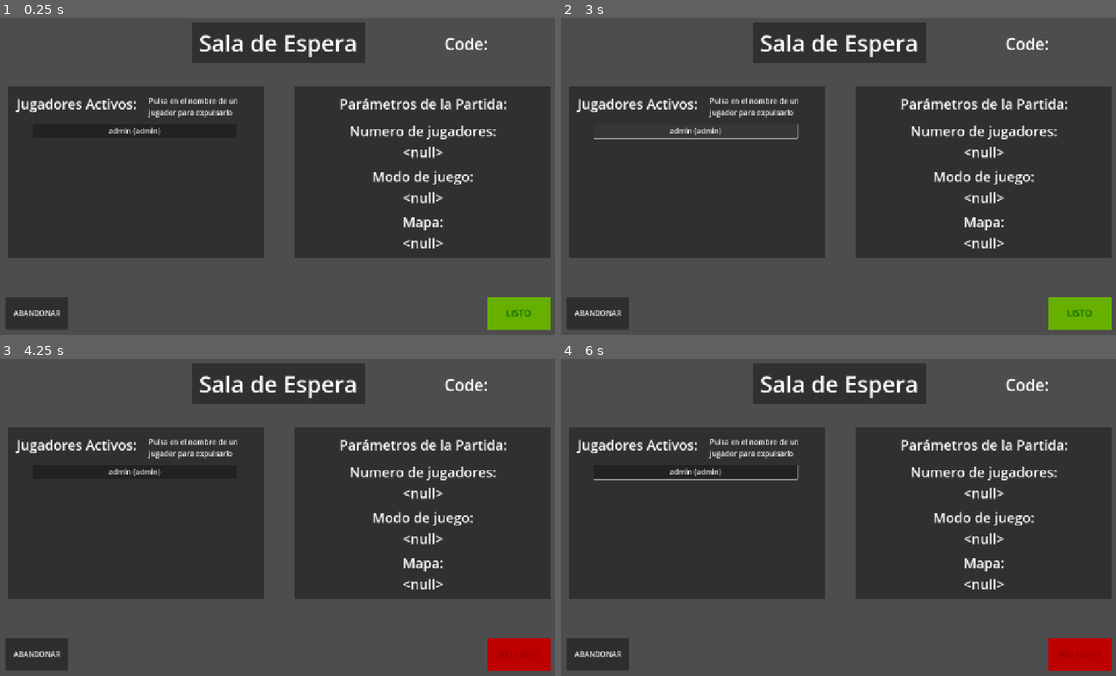
Above: before the commit, frames 1-4 (two rows, left to right).
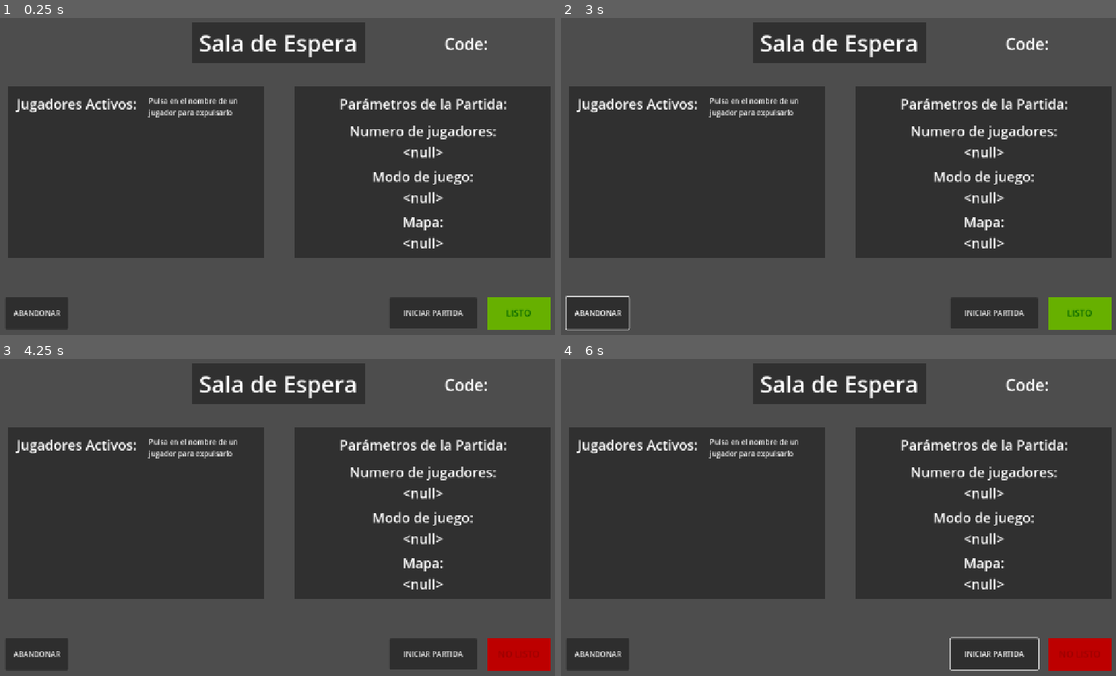
Above: after the commit, the same moments.

Repository: codemonsters/tag-of-war
Game: Godot game, scene res://screens/menu/sala_espera_admin.tscn
The game is run twice, just before and just after one commit, with the same random seed, the same clock (stepped at 60 frames per second) and the same inputs. This scene is started directly instead of the project's main scene.
Inputs (mouse positions are in pixels of both pictures, inside the frame that each line leads up to):
- Up to frame 1 (0.25 s): no input
- Up to frame 2 (3 s): click (993, 312) at 0.5 s, where only the run after the commit has a clickable "INICIAR PARTIDA"; click (993, 312) at 1.25 s, where only the run after the commit has a clickable "INICIAR PARTIDA"; click "ABANDONAR" at 2 s; click (694, 132) at 2.75 s, where only the run before the commit has a clickable "admin (admin)"
- Up to frame 3 (4.25 s): click "LISTO" at 3.5 s
- Up to frame 4 (6 s): click "NO LISTO" at 4.25 s; tap Enter at 5 s; hold Right (walk_right) 5.03-5.78 s; hold Left (walk_left) from 5.78 s (still down)

The runs differ from the first frame. In frame 1, 1.6% of the frame differs, in the area x 19-86%, y 34-98%; in frame 2, 2.0%, in the area x 0-86%, y 33-99%; in frame 3, 1.6%; in frame 4, 1.9%.
Error after the commit: Invalid access to property or key 'server_message_recieved' on a base object of type 'null instance'. (res://screens/menu/sala_espera_admin.gd:16)

Commit message:
Añadia primera implementación de high level networking

Diff:
--- /dev/null
+++ b/cliente/src/misc/multiplayer_lobby.gd
@@ -0,0 +1,111 @@
+extends Node
+# Lobby de ejemplo de la documentación de Godot
+
+# Autoload named Lobby
+
+# These signals can be connected to by a UI lobby scene or the game scene.
+signal player_connected(peer_id, player_info)
+signal player_disconnected(peer_id)
+signal server_disconnected
+
+const PORT = 7000
+const DEFAULT_SERVER_IP = "127.0.0.1" # IPv4 localhost
+const MAX_CONNECTIONS = 20
+
+# This will contain player info for every player,
+# with the keys being each player's unique IDs.
+var players = {}
+
+# This is the local player info. This should be modified locally
+# before the connection is made. It will be passed to every other peer.
+# For example, the value of "name" can be set to something the player
+# entered in a UI scene.
+var player_info = {"name": "Name"}
+
+var players_loaded = 0
+
+
+
+func _ready():
+	multiplayer.peer_connected.connect(_on_player_connected)
+	multiplayer.peer_disconnected.connect(_on_player_disconnected)
+	multiplayer.connected_to_server.connect(_on_connected_ok)
+	multiplayer.connection_failed.connect(_on_connected_fail)
+	multiplayer.server_disconnected.connect(_on_server_disconnected)
+
+
+func join_game(address = ""):
+	if address.is_empty():
+		address = DEFAULT_SERVER_IP
+	var peer = ENetMultiplayerPeer.new()
+	var error = peer.create_client(address, PORT)
+	if error:
+		return error
+	multiplayer.multiplayer_peer = peer
+
+
+func create_game():
+	var peer = ENetMultiplayerPeer.new()
+	var error = peer.create_server(PORT, MAX_CONNECTIONS)
+	if error:
+		return error
+	multiplayer.multiplayer_peer = peer
+
+	players[1] = player_info
+	player_connected.emit(1, player_info)
+
+
+func remove_multiplayer_peer():
+	multiplayer.multiplayer_peer = null
+	players.clear()
+
+
+# When the server decides to start the game from a UI scene,
+# do Lobby.load_game.rpc(filepath)
+@rpc("call_local", "reliable")
+func load_game(game_scene_path):
+	get_tree().change_scene_to_file(game_scene_path)
+
+
+# Every peer will call this when they have loaded the game scene.
+@rpc("any_peer", "call_local", "reliable")
+func player_loaded():
+	if multiplayer.is_server():
+		players_loaded += 1
+		if players_loaded == players.size():
+			$/root/Game.start_game()
+			players_loaded = 0
+
+
+# When a peer connects, send them my player info.
+# This allows transfer of all desired data for each player, not only the unique ID.
+func _on_player_connected(id, player_info):
+	_register_player.rpc_id(id, player_info)
+
+
+@rpc("any_peer", "reliable")
+func _register_player(new_player_info):
+	var new_player_id = multiplayer.get_remote_sender_id()
+	players[new_player_id] = new_player_info
+	player_connected.emit(new_player_id, new_player_info)
+
+
+func _on_player_disconnected(id):
+	players.erase(id)
+	player_disconnected.emit(id)
+
+
+func _on_connected_ok():
+	var peer_id = multiplayer.get_unique_id()
+	players[peer_id] = player_info
+	player_connected.emit(peer_id, player_info)
+
+
+func _on_connected_fail():
+	multiplayer.multiplayer_peer = null
+
+
+func _on_server_disconnected():
+	multiplayer.multiplayer_peer = null
+	players.clear()
+	server_disconnected.emit()
--- a/cliente/src/project.godot
+++ b/cliente/src/project.godot
@@ -18,6 +18,7 @@
 [autoload]
 
 Globals="*res://globals.gd"
+Lobby="*res://misc/multiplayer_lobby.gd"
 
 [display]
 
--- a/cliente/src/screens/menu/sala_espera_admin.gd
+++ b/cliente/src/screens/menu/sala_espera_admin.gd
@@ -13,7 +13,7 @@
 	$GameDataRect/NumberPlayers.text = "Numero de jugadores:\n" + str(Globals.players_number)
 	$GameDataRect/MapName.text = "Mapa:\n" + str(Globals.map_name)
 	$GameDataRect/Gamemode.text = "Modo de juego:\n" + str(Globals.gamemode)
-	#get_parent().get_parent().server_message_recieved.connect(on_server_message_recieved)
+	get_parent().get_parent().server_message_recieved.connect(on_server_message_recieved)
 	for child in $PlayerListRect/ScrollContainer/VBoxContainer.get_children():
 		child.queue_free()
 	for name in player_names:
@@ -35,7 +35,8 @@
 
 
 func on_server_message_recieved(dict: Dictionary):
-	pass
+	if dict["cmd"] == "":
+		Lobby.join_game(dict["data"])
 
 func _on_listo_button_toggled(toggled_on: bool) -> void:
 	if valor_anterior == "LISTO":
@@ -60,3 +61,9 @@
 		button.text = name
 		button.pressed.connect(self._on_button_pressed.bind(button))
 		$PlayerListRect/ScrollContainer/VBoxContainer.add_child(button)
+
+
+func _on_iniciar_partida_button_pressed() -> void:
+	Lobby.create_game()
+	var create_game_dict = {"cmd":"start_matchup"}
+	send_to_server.emit(JSON.stringify(create_game_dict))
--- a/cliente/src/screens/menu/sala_espera_admin.tscn
+++ b/cliente/src/screens/menu/sala_espera_admin.tscn
@@ -234,6 +234,15 @@
 text = "Pulsa en el nombre de un
 jugador para expulsarlo"
 
+[node name="IniciarPartidaButton" type="Button" parent="."]
+layout_mode = 0
+offset_left = 885.0
+offset_top = 616.0
+offset_right = 1078.0
+offset_bottom = 684.0
+text = "INICIAR PARTIDA"
+
 [connection signal="change_in_player_list" from="." to="." method="_on_change_in_player_list"]
 [connection signal="pressed" from="LeaveButton" to="." method="_on_leave_button_pressed"]
 [connection signal="toggled" from="ListoButton" to="." method="_on_listo_button_toggled"]
+[connection signal="pressed" from="IniciarPartidaButton" to="." method="_on_iniciar_partida_button_pressed"]
--- a/cliente/src/screens/menu/server_list/server_list.gd
+++ b/cliente/src/screens/menu/server_list/server_list.gd
@@ -35,6 +35,9 @@
 		var lobby_list = dict[""]
 		for lobby in lobby_list:
 			add_lobby(lobby)
+	elif dict["cmd"] == "join_room":
+		if dict["success"] == "true":
+			get_parent().change_window(get_parent().sala_espera_admin)
 
 
 func _on_create_room_pressed() -> void:
Not shown, added: cliente/src/misc/multiplayer_lobby.gd.uid
